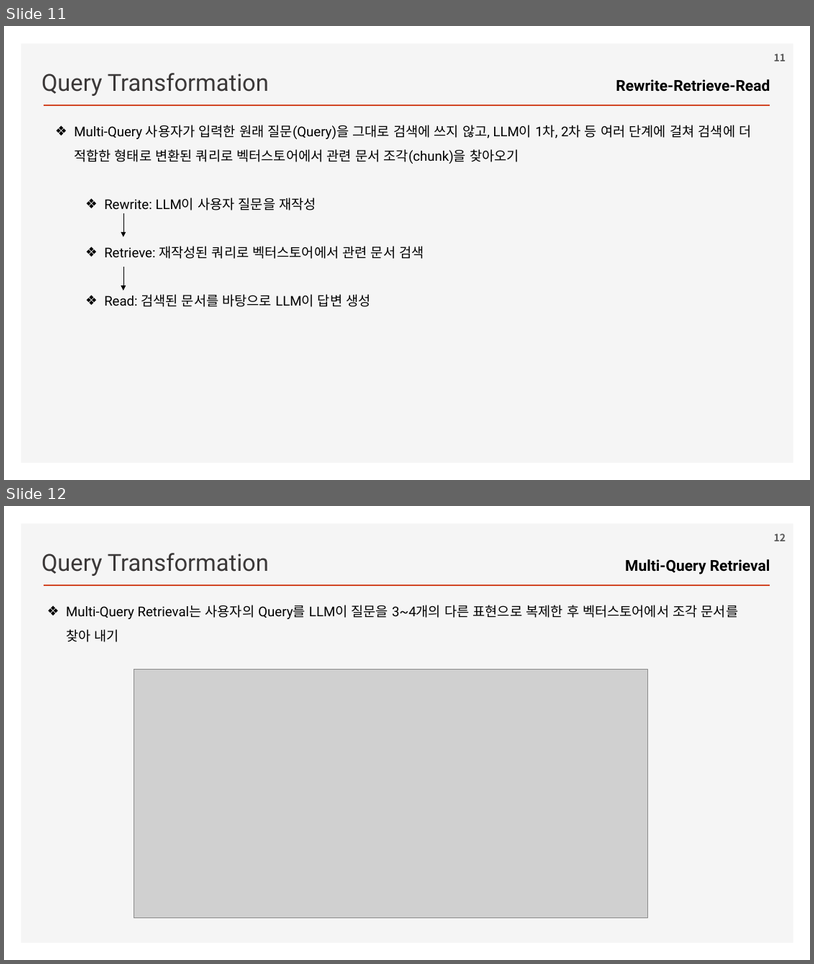
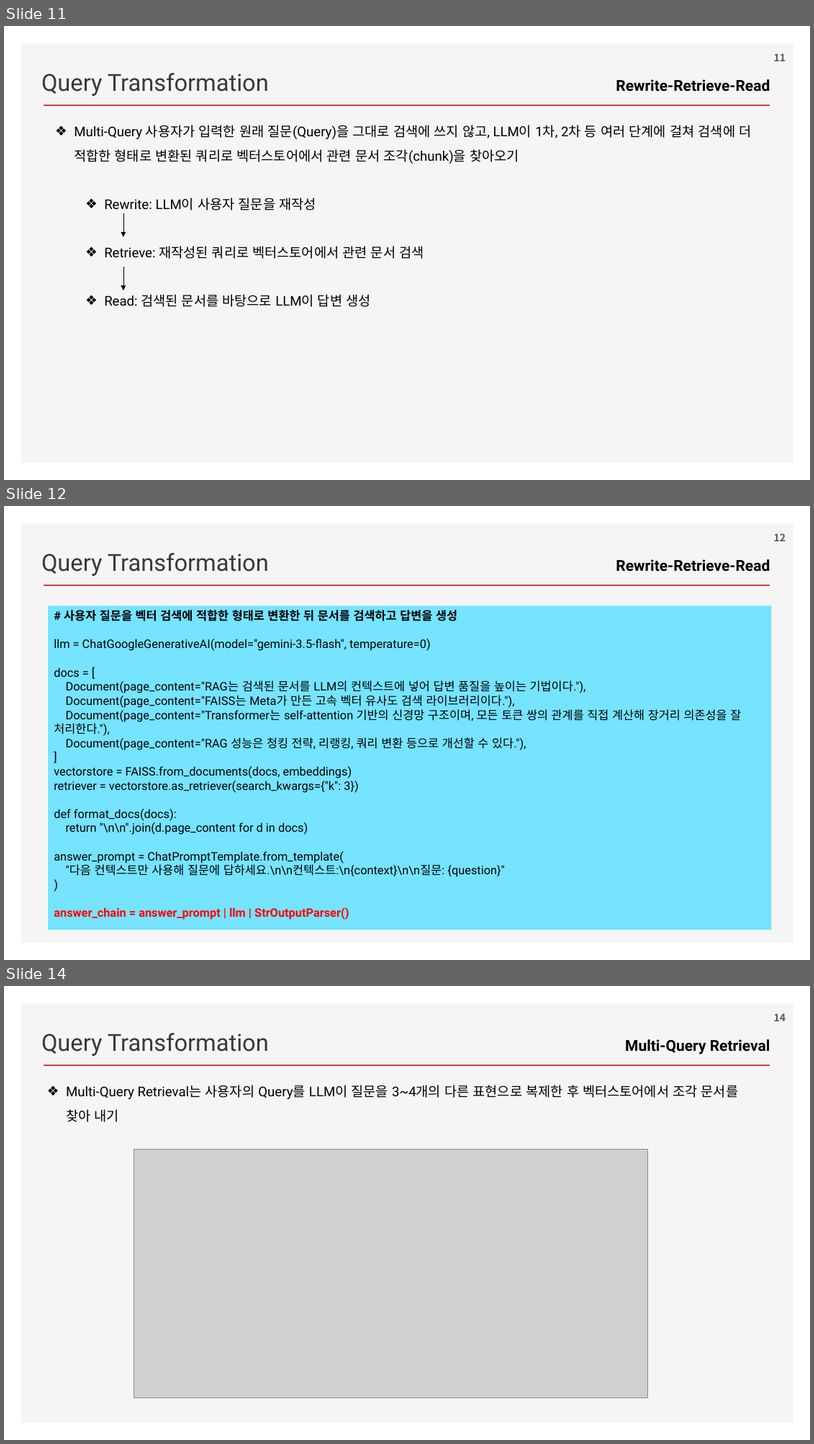
Before and after one commit to ancestor9/2026_Fall_Learning-Langchain-AI-Agent, a slide deck: ppts/CHAPTER 3 RAG Part II_Chatting with Your Data.pptx. Shown one above the other, each under a label of ours: slides 11 and 12 before the commit, slides 11, 12 and 14 after it; the slides between them are not shown. The pictures are 814x964 and 814x1444 pixels, drawn with LibreOffice and Linux fonts; fonts in the diff are those of the drawing; grey boxes stand for pictures; background and template pictures are left out. Boxes give left, top, right and bottom in pixels: in the first picture for what was removed or moved away, otherwise in the second. Text is boxed around its words. In the diff, an @@ line names an element or a change of style, - is before the commit and + after.

```diff
--- a/ppts/CHAPTER 3 RAG Part II_Chatting with Your Data.pptx
+++ b/ppts/CHAPTER 3 RAG Part II_Chatting with Your Data.pptx
@@ slide 12 added at box(4, 506, 810, 960), background #FFFFFF; not listed: 2 template elements that a slide beside it also shows @@
@@ page number added at box(774, 533, 786, 541), 12 pt, text #595959, bold @@
+12
@@ text added at box(41, 553, 269, 576), 28 pt, text #3B3838 @@
+Query Transformation
@@ text added at box(616, 559, 770, 572), 18 pt, text #000000, bold @@
+Rewrite-Retrieve-Read
@@ rectangle added at box(48, 606, 772, 929), fill #76E3FF, 14 pt, text #000000 @@
+# 사용자 질문을 벡터 검색에 적합한 형태로 변환한 뒤 문서를 검색하고 답변을 생성
+llm = ChatGoogleGenerativeAI(model="gemini-3.5-flash", temperature=0)
+docs = [
+Document(page_content="RAG는 검색된 문서를 LLM의 컨텍스트에 넣어 답변 품질을 높이는 기법이다."),
+Document(page_content="FAISS는 Meta가 만든 고속 벡터 유사도 검색 라이브러리이다."),
+Document(page_content="Transformer는 self-attention 기반의 신경망 구조이며, 모든 토큰 쌍의 관계를 직접 계산해 장거리 의존성을 잘 처리한다."),
+Document(page_content="RAG 성능은 청킹 전략, 리랭킹, 쿼리 변환 등으로 개선할 수 있다."),
+]
+vectorstore = FAISS.from_documents(docs, embeddings)
+retriever = vectorstore.as_retriever(search_kwargs={"k": 3})
+def format_docs(docs):
+return "\n\n".join(d.page_content for d in docs)
+answer_prompt = ChatPromptTemplate.from_template(
+"다음 컨텍스트만 사용해 질문에 답하세요.\n\n컨텍스트:\n{context}\n\n질문: {question}"
+)
+answer_chain = answer_prompt | llm | StrOutputParser()
@@ what was slide 12 is now slide 14 @@
@@ page number at box(774, 1013, 786, 1021): text changed @@
-12
+14
```
Also in this commit, not shown: 1 slide changed, 5 other slides added, 1 slide removed.
